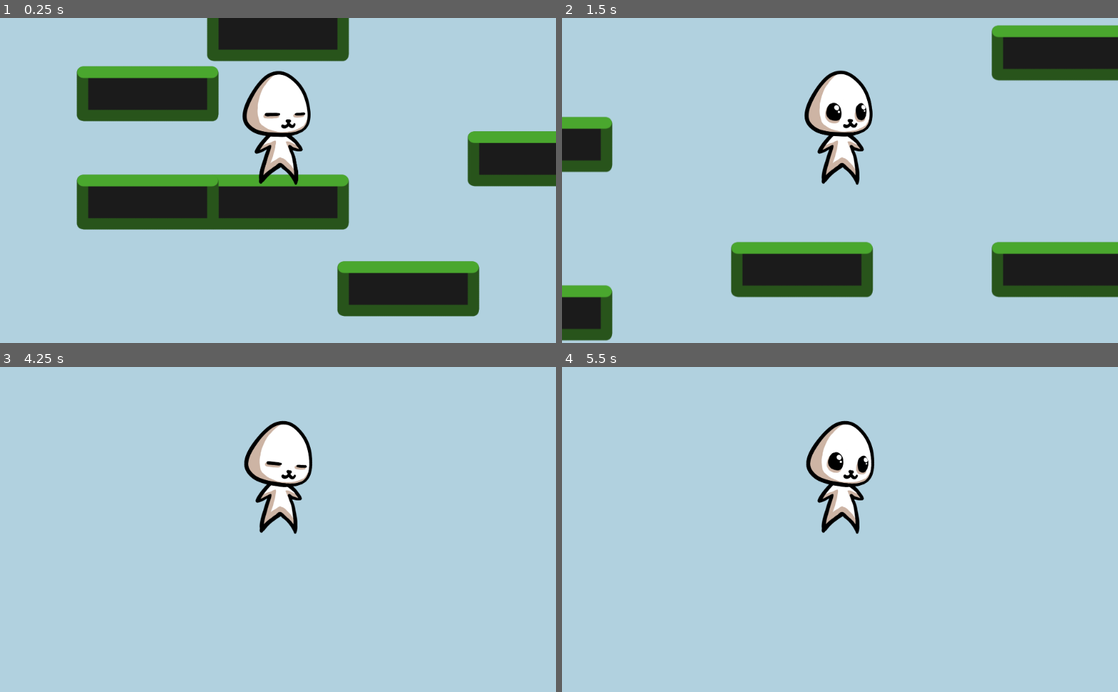
Above: before the commit, frames 1-4 (two rows, left to right).
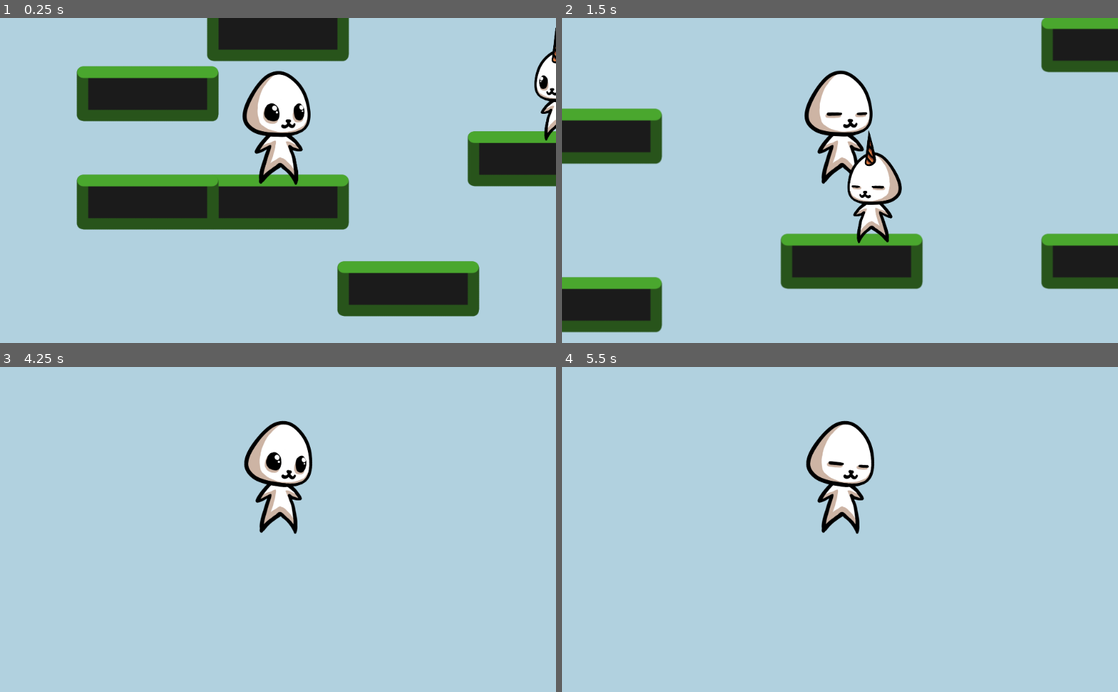
Above: after the commit, the same moments.

Repository: notapixelstudio/evolvania2
Game: Godot game, scene res://World.tscn
The game is run twice, just before and just after one commit, with the same random seed, the same clock (stepped at 60 frames per second) and the same inputs.
Inputs:
- Up to frame 1 (0.25 s): no input
- Up to frame 2 (1.5 s): tap Enter (ui_accept) at 0.5, 0.6, 0.77, 1.07, 1.35 s; hold Right (ui_right) from 0.53 s (still down)
- Up to frame 3 (4.25 s): tap Enter (ui_accept) at 1.52, 1.82, 2.1, 2.75, 2.85, 3.02, 3.32, 3.5, 3.6, 3.77, 4.07 s; release Right (ui_right) at 2.03 s; hold Left (ui_left) 2.03-2.78 s; hold Right (ui_right) from 2.78 s (still down)
- Up to frame 4 (5.5 s): release Right (ui_right) at 4.28 s; hold Left (ui_left) 4.28-5.03 s; tap Enter (ui_accept) at 4.35, 4.52, 4.82, 5, 5.1 s; hold Right (ui_right) from 5.03 s (still down)

The runs differ from the first frame. In frame 1, 0.9% of the frame differs, in the area x 47-100%, y 2-38%; in frame 2, 19%, in the area x 0-100%, y 0-100%; in frame 3, 0.2%; in frame 4, 0.2%.

Commit message:
controls + checkpoint skeleton

Diff:
--- a/godot/Hero.gd
+++ b/godot/Character.gd
@@ -26,8 +26,10 @@
 	# use the animation state machine for gameplay purposes too
 	var current_state = state_machine.get_current_node()
 
-	# read left / right input
-	var x_dir = int(Input.is_action_pressed('ui_right'))-int(Input.is_action_pressed('ui_left'))
+	# read controls
+	var x_dir = $Controls.x_dir if has_node('Controls') else 0
+	var jump_just_requested = $Controls.jump_just_requested if has_node('Controls') else false
+	var jump_just_released = $Controls.jump_just_released if has_node('Controls') else false
 
 	### running on a platform
 	# start
@@ -39,7 +41,7 @@
 		state_machine.travel('Idle')
 
 	### jumping from a platform
-	if (current_state == 'Idle' or current_state == 'Running') and Input.is_action_just_pressed('ui_accept'):
+	if (current_state == 'Idle' or current_state == 'Running') and jump_just_requested:
 		state_machine.travel('Jumping')
 
 	### falling
@@ -47,7 +49,7 @@
 		state_machine.travel('Falling')
 
 	# controllable height of jump
-	if current_state == 'Jumping' and Input.is_action_just_released("ui_accept"):
+	if current_state == 'Jumping' and jump_just_released:
 		state_machine.travel('Falling')
 
 	### landing
--- a/godot/Hero.tscn
+++ b/godot/Character.tscn
@@ -1,6 +1,6 @@
 [gd_scene load_steps=38 format=2]
 
-[ext_resource path="res://Hero.gd" type="Script" id=1]
+[ext_resource path="res://Character.gd" type="Script" id=1]
 [ext_resource path="res://assets/body.png" type="Texture" id=2]
 [ext_resource path="res://assets/walk_0000.png" type="Texture" id=3]
 [ext_resource path="res://assets/walk_0001.png" type="Texture" id=4]
@@ -298,28 +298,24 @@
 
 [sub_resource type="AnimationNodeStateMachinePlayback" id=24]
 
-[node name="Hero" type="KinematicBody2D"]
+[node name="Character" type="KinematicBody2D"]
 position = Vector2( 0, 5.51221e+06 )
 script = ExtResource( 1 )
-dna = {
-"horn": false,
-"pigmy": false
-}
 
 [node name="Graphics" type="Node2D" parent="."]
 
 [node name="body" type="AnimatedSprite" parent="Graphics"]
 position = Vector2( 0, -130 )
-scale = Vector2( -0.521952, 0.5 )
+scale = Vector2( -0.502537, 0.5 )
 frames = SubResource( 1 )
 animation = "idle"
 
 [node name="head" type="AnimatedSprite" parent="Graphics"]
-position = Vector2( 0, -129.054 )
+position = Vector2( 0, -129.981 )
 scale = Vector2( -0.5, 0.5 )
 frames = SubResource( 2 )
 animation = "idle"
-frame = 8
+frame = 3
 playing = true
 
 [node name="horn" type="Sprite" parent="Graphics/head"]
--- /dev/null
+++ b/godot/Checkpoint.tscn
@@ -0,0 +1,8 @@
+[gd_scene load_steps=2 format=2]
+
+[ext_resource path="res://Character.tscn" type="PackedScene" id=1]
+
+[node name="Checkpoint" type="Node2D"]
+
+[node name="Character" parent="." instance=ExtResource( 1 )]
+position = Vector2( 0, 0 )
--- /dev/null
+++ b/godot/Controls.gd
@@ -0,0 +1,11 @@
+extends Node
+
+var x_dir : int = 0
+var jump_just_requested : bool = false
+var jump_just_released : bool = false
+
+func _process(delta):
+	x_dir = int(Input.is_action_pressed('ui_right'))-int(Input.is_action_pressed('ui_left'))
+
+	jump_just_requested = Input.is_action_just_pressed('ui_accept')
+	jump_just_released = Input.is_action_just_released('ui_accept')
--- /dev/null
+++ b/godot/Controls.tscn
@@ -0,0 +1,6 @@
+[gd_scene load_steps=2 format=2]
+
+[ext_resource path="res://Controls.gd" type="Script" id=1]
+
+[node name="Controls" type="Node"]
+script = ExtResource( 1 )
--- a/godot/World.tscn
+++ b/godot/World.tscn
@@ -1,7 +1,9 @@
-[gd_scene load_steps=3 format=2]
+[gd_scene load_steps=5 format=2]
 
 [ext_resource path="res://Platform.tscn" type="PackedScene" id=1]
-[ext_resource path="res://Hero.tscn" type="PackedScene" id=2]
+[ext_resource path="res://Character.tscn" type="PackedScene" id=2]
+[ext_resource path="res://Controls.tscn" type="PackedScene" id=3]
+[ext_resource path="res://Checkpoint.tscn" type="PackedScene" id=4]
 
 [node name="World" type="Node2D"]
 
@@ -54,5 +56,19 @@
 "pigmy": false
 }
 
+[node name="Controls" parent="Hero" instance=ExtResource( 3 )]
+
 [node name="Camera2D" type="Camera2D" parent="Hero"]
 current = true
+
+[node name="Checkpoint" parent="." instance=ExtResource( 4 )]
+position = Vector2( 720, 315 )
+scale = Vector2( -1, 1 )
+
+[node name="Character" parent="Checkpoint" index="0"]
+dna = {
+"horn": true,
+"pigmy": true
+}
+
+[editable path="Checkpoint"]
--- a/godot/levels/Start.tscn
+++ b/godot/levels/Start.tscn
@@ -1,10 +1,11 @@
-[gd_scene load_steps=9 format=2]
+[gd_scene load_steps=10 format=2]
 
 [ext_resource path="res://assets/levels/old_book_texture.jpg" type="Texture" id=1]
 [ext_resource path="res://assets/levels/tile_solid.png" type="Texture" id=2]
-[ext_resource path="res://Hero.tscn" type="PackedScene" id=3]
-[ext_resource path="res://Diamond.tscn" type="PackedScene" id=4]
-[ext_resource path="res://HUD/LifeCounter.tscn" type="PackedScene" id=5]
+[ext_resource path="res://Character.tscn" type="PackedScene" id=3]
+[ext_resource path="res://Controls.tscn" type="PackedScene" id=4]
+[ext_resource path="res://Diamond.tscn" type="PackedScene" id=5]
+[ext_resource path="res://HUD/LifeCounter.tscn" type="PackedScene" id=6]
 
 [sub_resource type="ConvexPolygonShape2D" id=1]
 points = PoolVector2Array( 0, 0, 40, 0, 40, 40, 0, 40 )
@@ -57,9 +58,11 @@
 [node name="Hero" parent="." instance=ExtResource( 3 )]
 position = Vector2( 440, 1679.99 )
 dna = {
-"horn": true,
-"pigmy": true
+"horn": false,
+"pigmy": false
 }
+
+[node name="Controls" parent="Hero" instance=ExtResource( 4 )]
 
 [node name="Camera2D" type="Camera2D" parent="Hero"]
 position = Vector2( 0, -200 )
Not shown: 2 places in godot/levels/Start.tscn that only renumber resources
